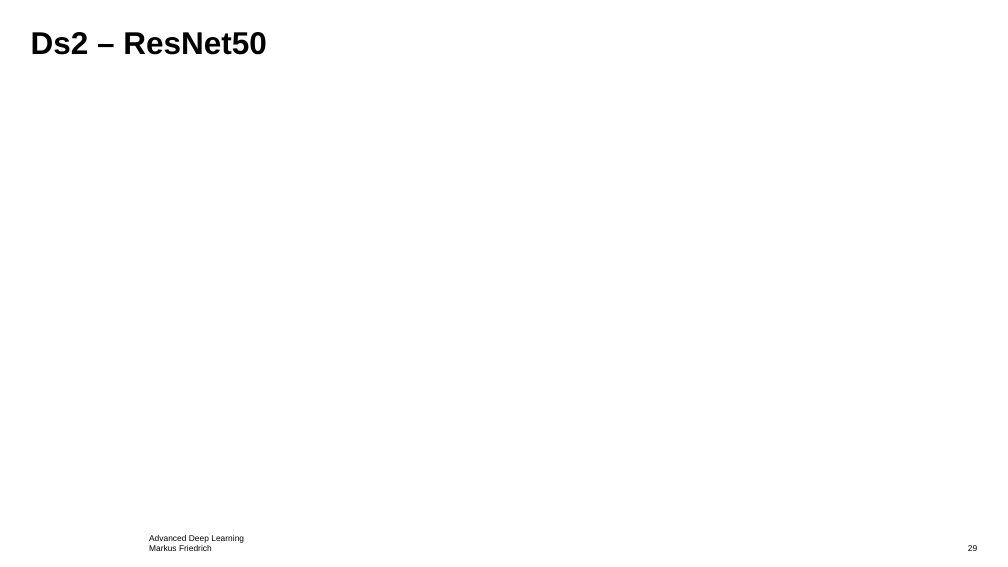
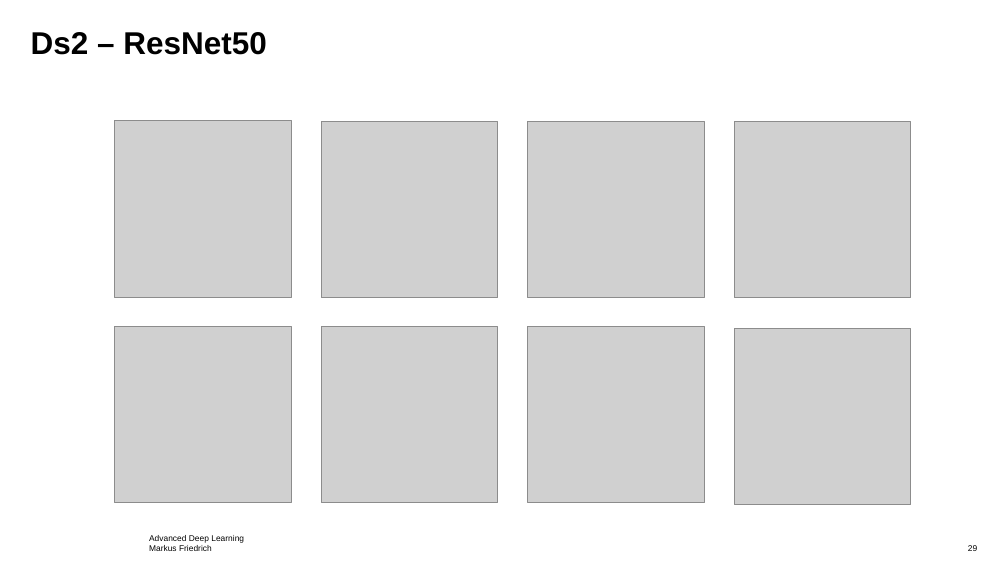
Before and after one commit to ChiaraPerocco/ADL-Project, a slide deck: slide 29 of Presentation/pres.pptx. Drawn at 1008x567 pixels with LibreOffice and Linux fonts; fonts in the diff are those of the drawing; grey boxes stand for pictures; background and template pictures are left out. Boxes give left, top, right and bottom in pixels: in the first picture for what was removed or moved away, otherwise in the second. Text is boxed around its words. In the diff, an @@ line names an element or a change of style, - is before the commit and + after.

```diff
--- a/Presentation/pres.pptx
+++ b/Presentation/pres.pptx
@@ picture added at box(115, 121, 291, 297) @@
@@ picture added at box(321, 122, 498, 298) @@
@@ picture added at box(528, 122, 704, 298) @@
@@ picture added at box(735, 122, 911, 298) @@
@@ picture added at box(115, 327, 291, 503) @@
@@ picture added at box(321, 327, 498, 503) @@
@@ picture added at box(528, 327, 704, 503) @@
@@ picture added at box(735, 329, 911, 505) @@
```
Also in this commit, not shown: 4 other slides changed.
